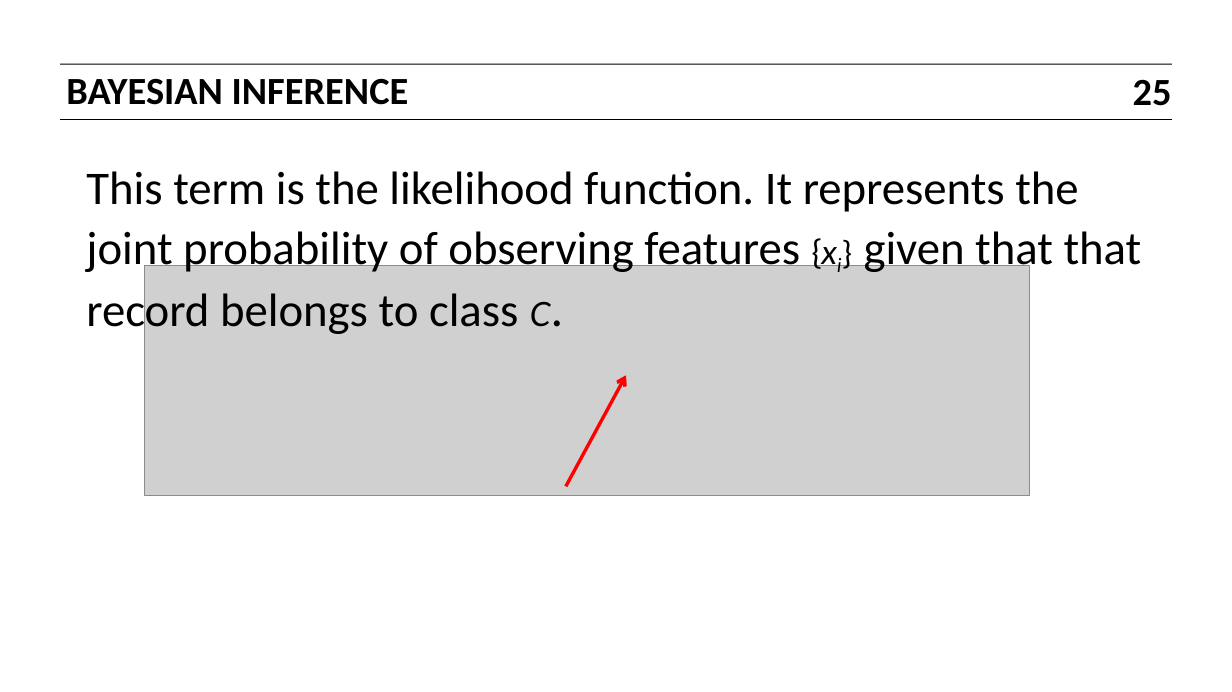
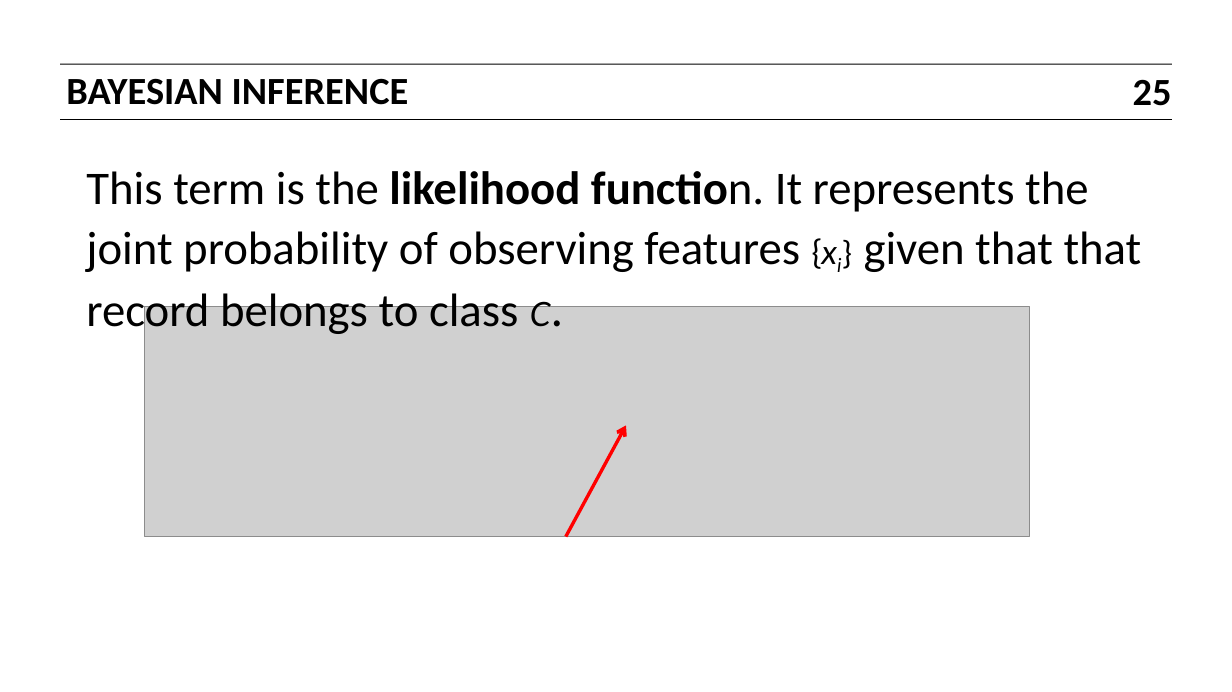
Before and after one commit to vandonova/sfdat22_work, a slide deck: slide 25 of slides/13_naive_bayes_roc_auc.pptx. Drawn at 1232x692 pixels with LibreOffice and Linux fonts; fonts in the diff are those of the drawing; grey boxes stand for pictures. Boxes give left, top, right and bottom in pixels: in the first picture for what was removed or moved away, otherwise in the second. Text is boxed around its words. In the diff, an @@ line names an element or a change of style, - is before the commit and + after.

```diff
--- a/slides/13_naive_bayes_roc_auc.pptx
+++ b/slides/13_naive_bayes_roc_auc.pptx
@@ text "This term is the likelihood ..." at box(86, 171, 1142, 338): bold on in "likelihood function." @@
@@ picture: place and size @@
-picture at box(144, 266, 1029, 496)
+picture at box(144, 307, 1029, 537)
@@ arrow moved from (565, 486) - (626, 375) to (565, 537) - (626, 425) @@
```
Also in this commit, not shown: 5 other slides changed, 1 other file.
